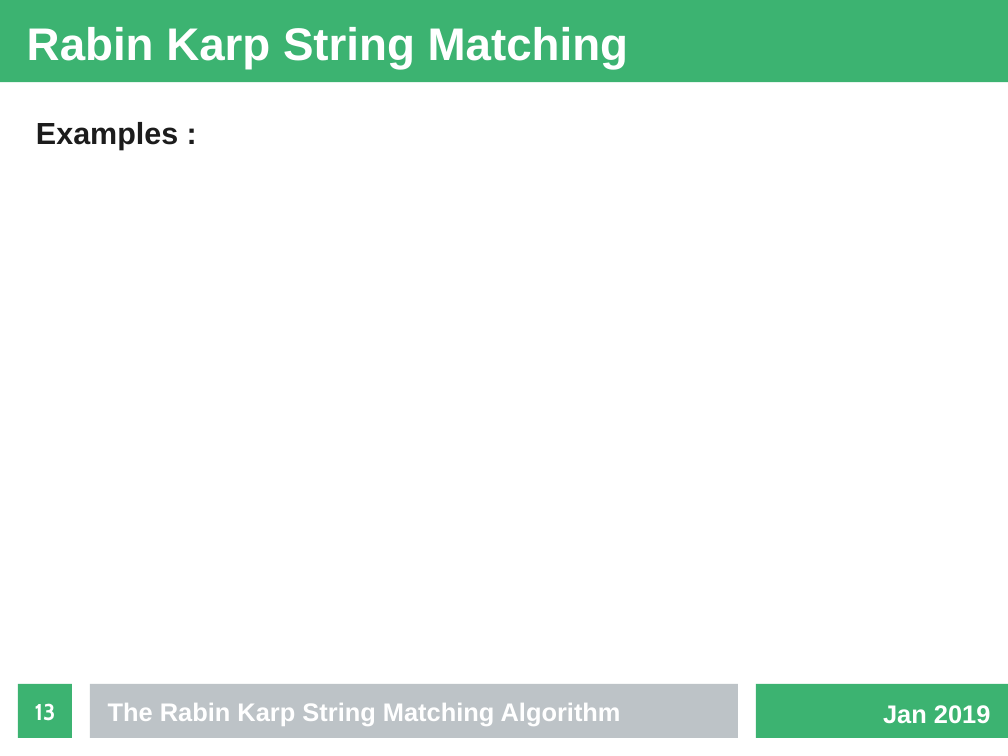
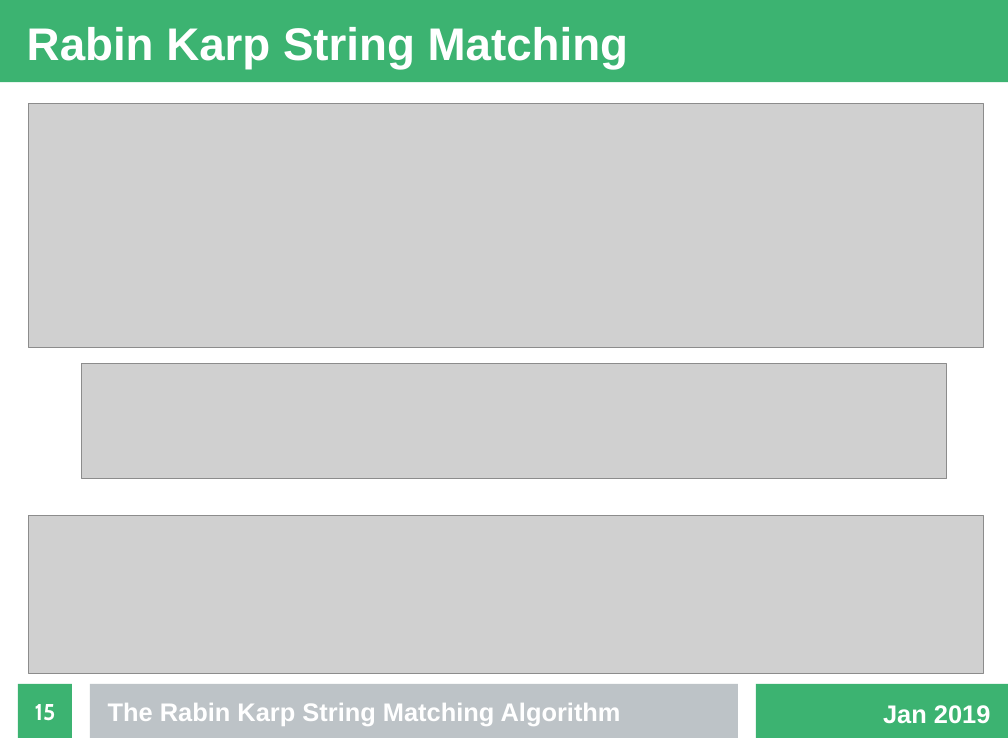
Before and after one commit to fennecinspace/Rabin-Karp, a slide deck: slide 15 of presentation/presentation.odp (slide 13 before the commit). Drawn at 1008x756 pixels with LibreOffice and Linux fonts; fonts in the diff are those of the drawing; grey boxes stand for pictures. Boxes give left, top, right and bottom in pixels: in the first picture for what was removed or moved away, otherwise in the second. Text is boxed around its words. In the diff, an @@ line names an element or a change of style, - is before the commit and + after.

```diff
--- a/presentation/presentation.odp
+++ b/presentation/presentation.odp
@@ picture added at [28, 104, 983, 348] @@
@@ text removed at [36, 122, 178, 150] @@
-Examples :
@@ picture added at [81, 364, 947, 479] @@
@@ picture added at [28, 516, 983, 674] @@
@@ page number at [35, 704, 56, 721]: text changed @@
-13
+15
```
Also in this commit, not shown: 1 other slide changed, 2 slides added.
